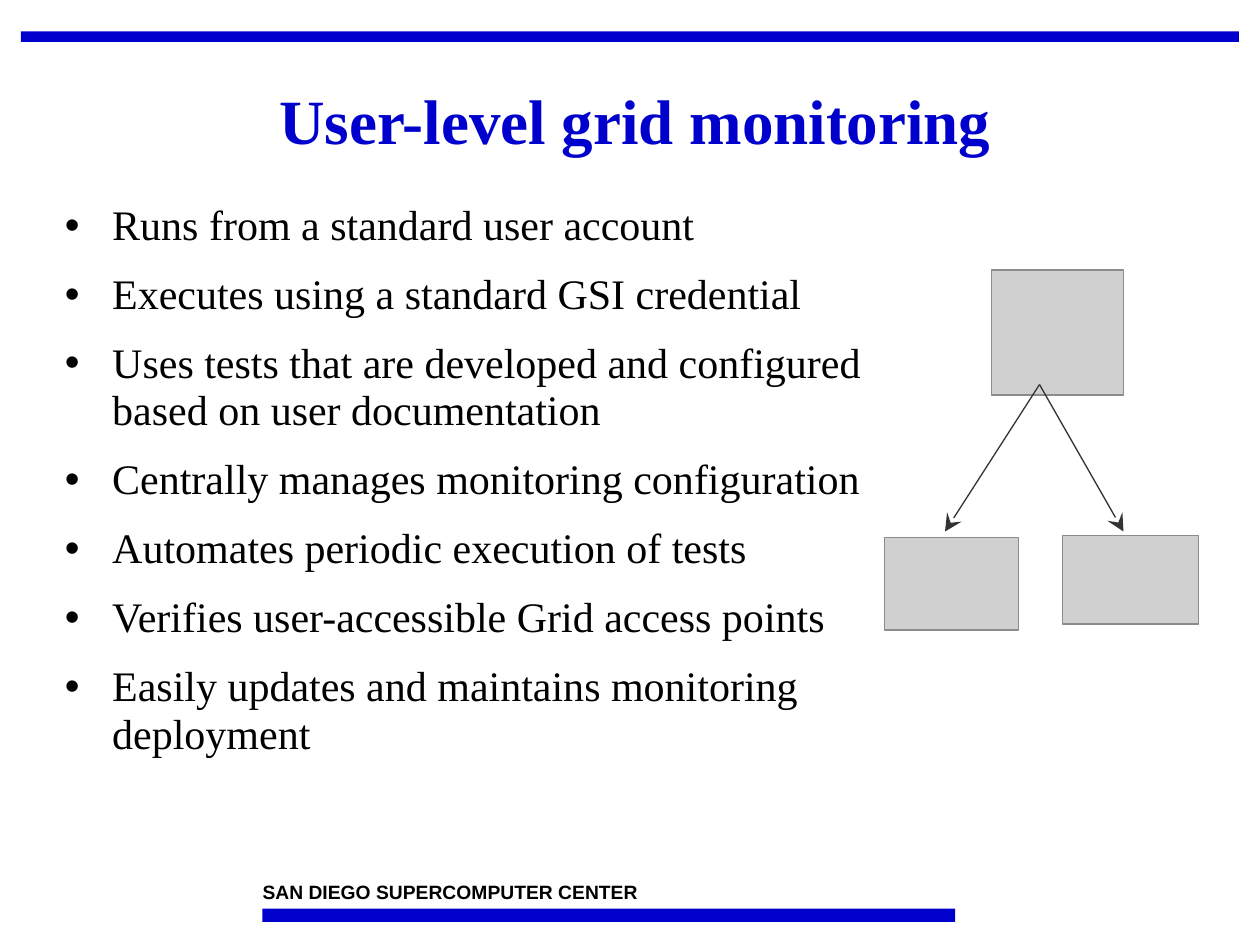
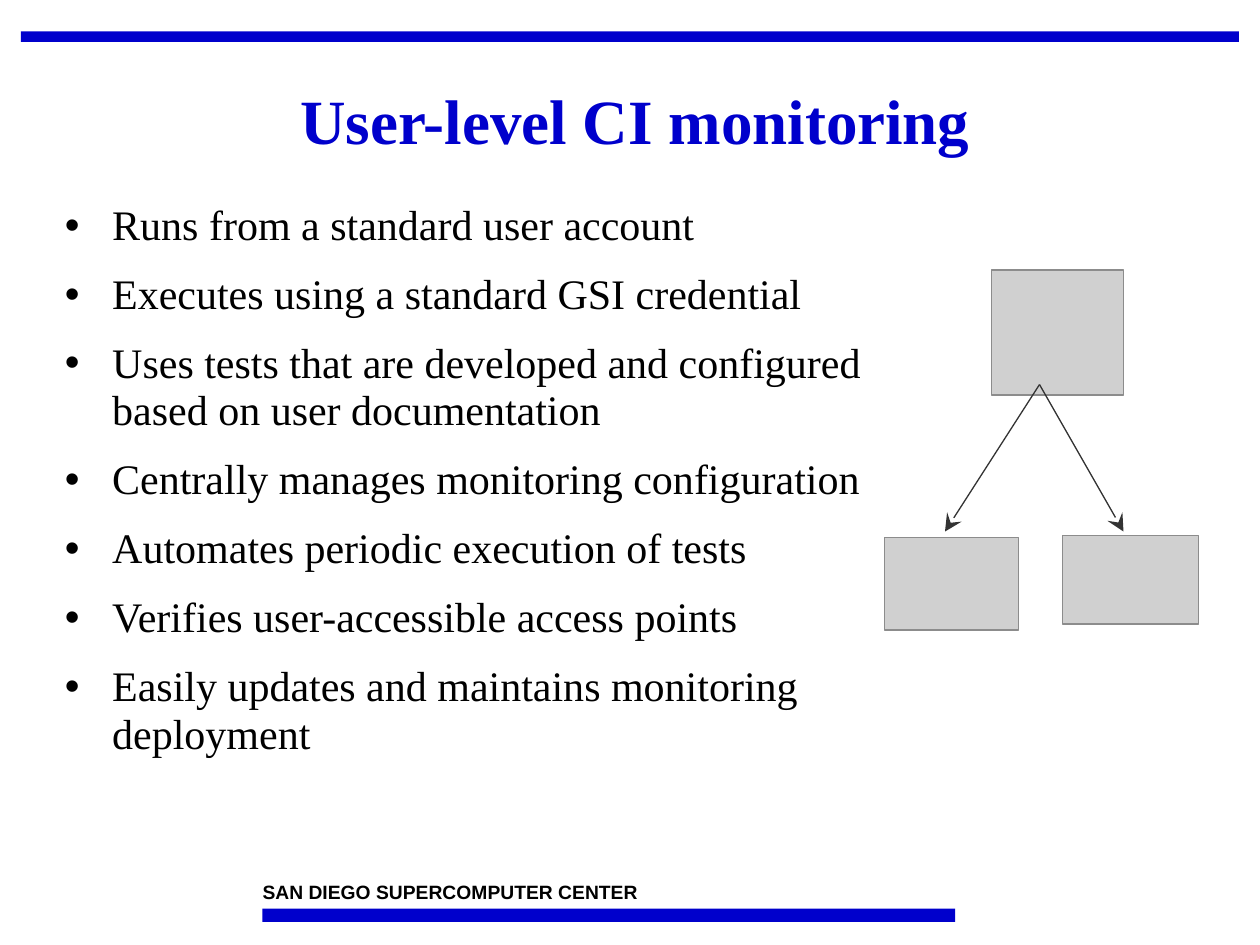
Before and after one commit to IncaProject/inca-xsede, a slide deck: slide 8 of talks/2010/2010workshop/overview.pptx. Drawn at 1260x945 pixels with LibreOffice and Linux fonts; fonts in the diff are those of the drawing; grey boxes stand for pictures; background and template pictures are left out. Boxes give left, top, right and bottom in pixels: in the first picture for what was removed or moved away, otherwise in the second. Text is boxed around its words. In the diff, an @@ line names an element or a change of style, - is before the commit and + after.

Commit message:
replace grid with CI

```diff
--- a/talks/2010/2010workshop/overview.pptx
+++ b/talks/2010/2010workshop/overview.pptx
@@ title at box(300, 100, 970, 156): text changed @@
-User-level grid monitoring
+User-level CI monitoring
@@ text at box(112, 602, 738, 641): text changed @@
-• Verifies user-accessible Grid access points
+• Verifies user-accessible access points
```
Also in this commit, not shown: 6 other slides changed, 1 other file.
